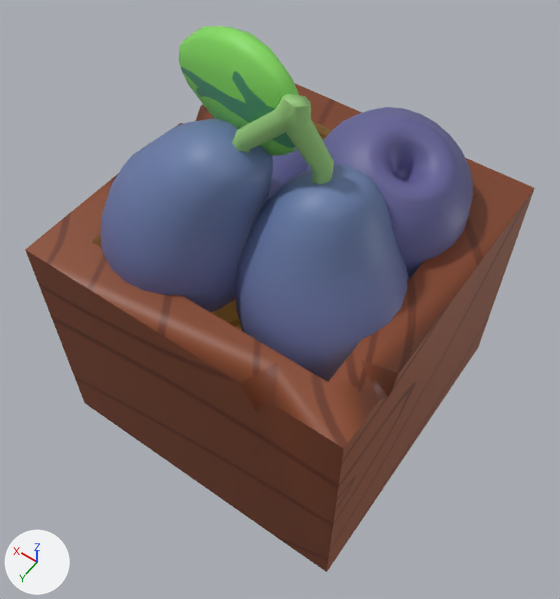
An edit to the FBX model Assets/Art/Box/Box_Lonicera.fbx, drawn before and after from the same camera.
Before and after are seen from a 50 mm camera at (-0.701, 1.014, 1.946) aimed at (-0.044, 0.094, 0.501). Lighting does not change. The marker at lower left points along +X, +Y and +Z. Where no turn or scale is listed for an object, it has been applied to the vertices.

In view in the first picture: 'Box_Lonicera'.
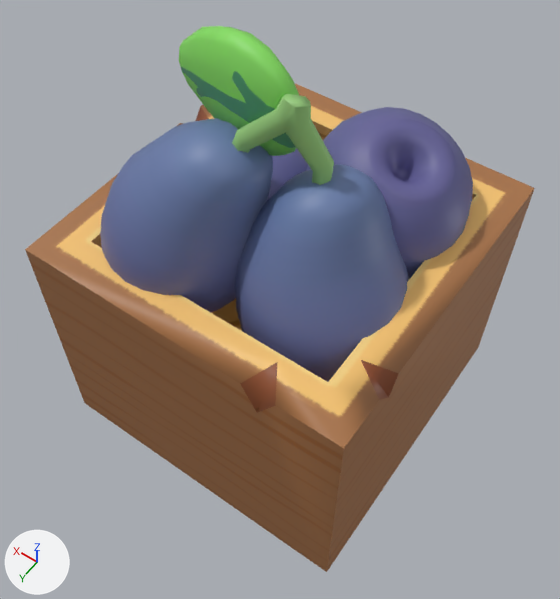
Where the newer file only moved an object's origin or applied its transform, the numbers keep the older frame.

What differs and where, as boxes (x1, y1, x2, y2) in the pictures (560 x 599 px):
'Box_Lonicera', recoloured, surface changed
    both: (25, 82, 535, 572)
part 1 of me_mesh, recoloured
    both: (91, 106, 476, 413)
part 2 of me_mesh, surface changed
    both: (25, 84, 535, 572)

Edits to the bpy script that builds the scene:
```text
Add img_box_uv3_jpg:
    img_box_uv3_jpg = load_image('Box_UV3.jpg', '_unpacked/Box_UV3.jpg', 2049, 2049, 'sRGB')
Add mat_box_uv2:
    mat_box_uv2 = principled_material('Box_UV2')
    mat_box_uv2.texture = img_box_uv3_jpg
Change me_mesh:
    where me_mesh.from_pydata(...)  # 1349 vertices, 1164 faces; spans x -0.414..0.414, y -0.414..0.414, z -0.569..0.569
    used by ob_box_lonicera; location = (0.0, 0.0, 0.581)
    me_mesh part 1: all 22 faces that had it switch from mat_box_uv (picture img_box_uv2_jpg) to mat_box_uv2 (picture img_box_uv3_jpg)
    me_mesh part 2: texture (UV) coordinates of 9 of 1164 faces, centred in x -0.414..0.414, y -0.414..0.414, z -0.569..0.09, changed; they spanned u 0.09..0.47, v 0.07..0.93 and now span u 0.03..0.95, v 0.63..0.95
```
